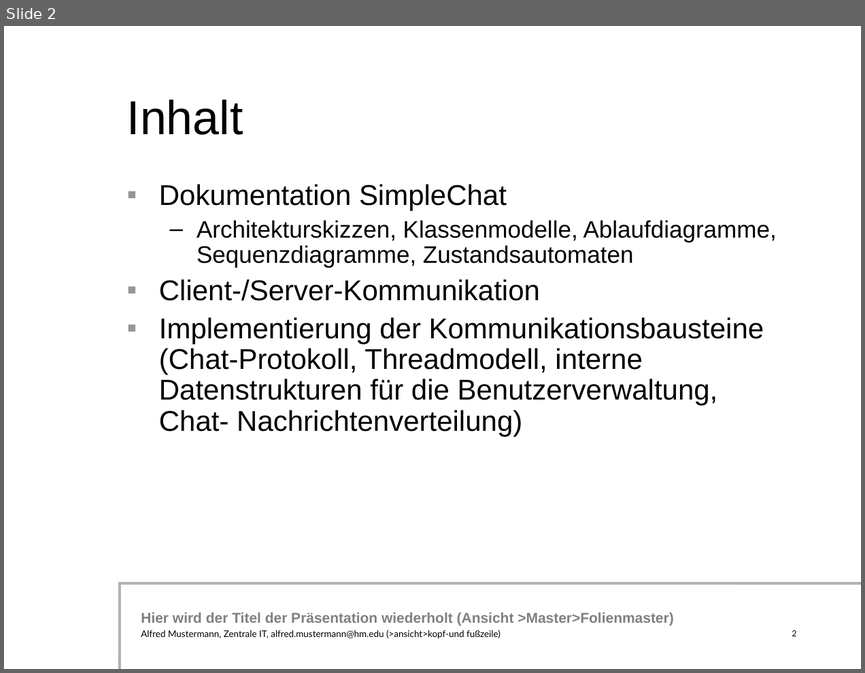
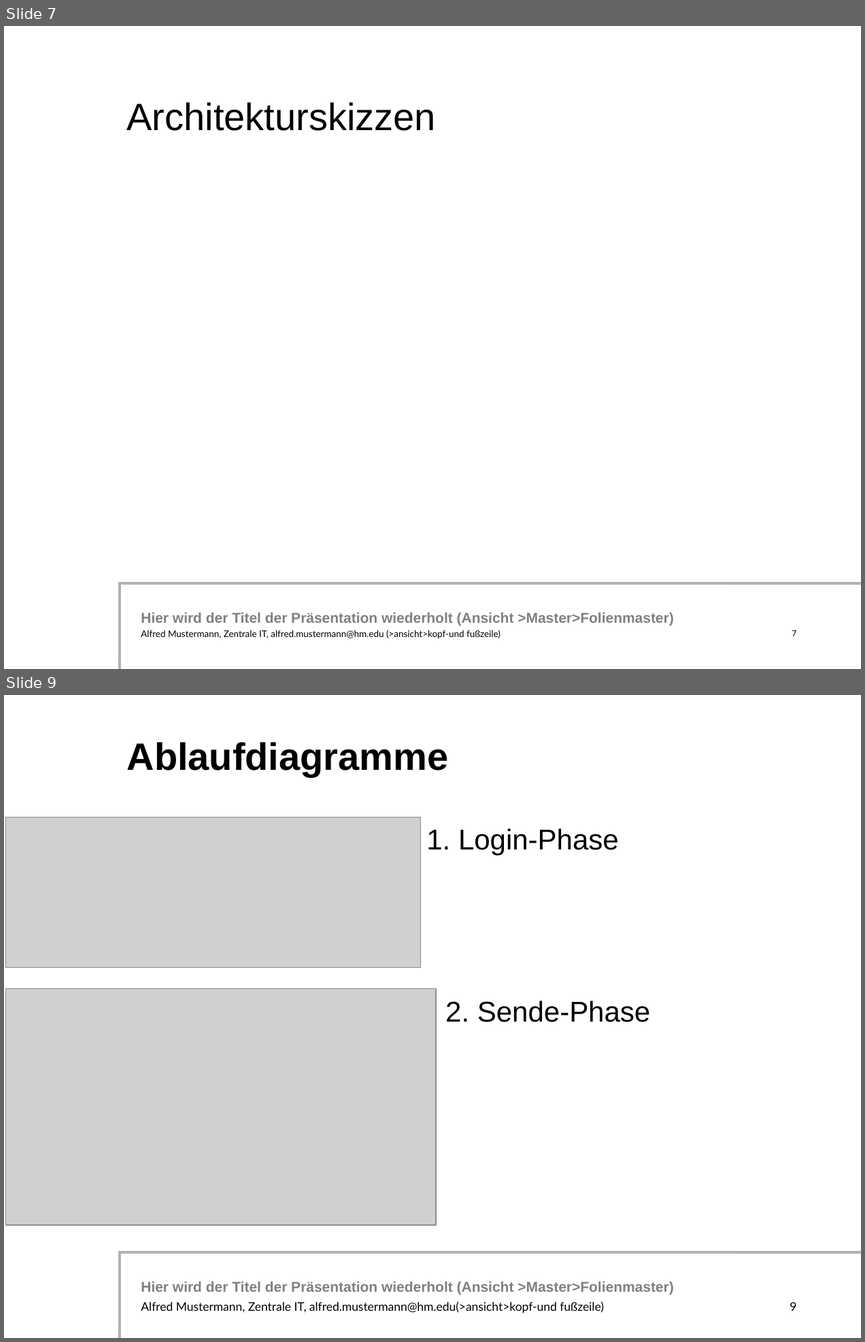
Before and after one commit to simonsymhoven/Datenkommunikation, a slide deck: Aufgabe 1/powerpointpraesentation.ppt. Shown one above the other, each under a label of ours: slide 2 before the commit, slides 7 and 9 after it; the slides between them are not shown. The pictures are 865x673 and 865x1342 pixels, drawn with LibreOffice and Linux fonts; fonts in the diff are those of the drawing; grey boxes stand for pictures; background and template pictures are left out. Boxes give left, top, right and bottom in pixels: in the first picture for what was removed or moved away, otherwise in the second. Text is boxed around its words. In the diff, an @@ line names an element or a change of style, - is before the commit and + after.

```diff
--- a/Aufgabe 1/powerpointpraesentation.ppt
+++ b/Aufgabe 1/powerpointpraesentation.ppt
@@ slide 9 added at [4, 695, 861, 1338], background #FFFFFF; not listed: 3 template elements that a slide beside it also shows @@
@@ title added at [127, 742, 449, 777], 32 pt, text #000000, bold @@
+Ablaufdiagramme
@@ picture added at [6, 817, 420, 968] @@
@@ text added at [426, 828, 619, 855], 24 pt, text #000000 @@
+1. Login-Phase
@@ picture added at [6, 989, 436, 1225] @@
@@ text added at [445, 1000, 650, 1022], 24 pt, text #000000 @@
+2. Sende-Phase
@@ text added at [141, 1301, 604, 1312], 10 pt, text #000000 @@
+Alfred Mustermann, Zentrale IT, alfred.mustermann@hm.edu(>ansicht>kopf-und fußzeile)
@@ page number added at [789, 1302, 796, 1310], 10 pt, text #000000 @@
+9
@@ what was slide 2 is now slide 7 @@
@@ slide 7 changed as well @@
@@ title at [127, 102, 436, 131]: text changed; size 40 to 32 pt @@
-Inhalt
+Architekturskizzen
@@ text removed at [159, 184, 776, 436] @@
-▪ Dokumentation SimpleChat
-  – Architekturskizzen, Klassenmodelle, Ablaufdiagramme, Sequenzdiagramme, Zustandsautomaten
-▪ Client-/Server-Kommunikation
-▪ Implementierung der Kommunikationsbausteine (Chat-Protokoll, Threadmodell, interne Datenstrukturen für die Benutzerverwaltung, Chat- Nachrichtenverteilung)
@@ page number at [791, 630, 796, 636]: text changed @@
-2
+7
```
Also in this commit, not shown: 5 other slides changed, 24 other slides added, 2 other files.
